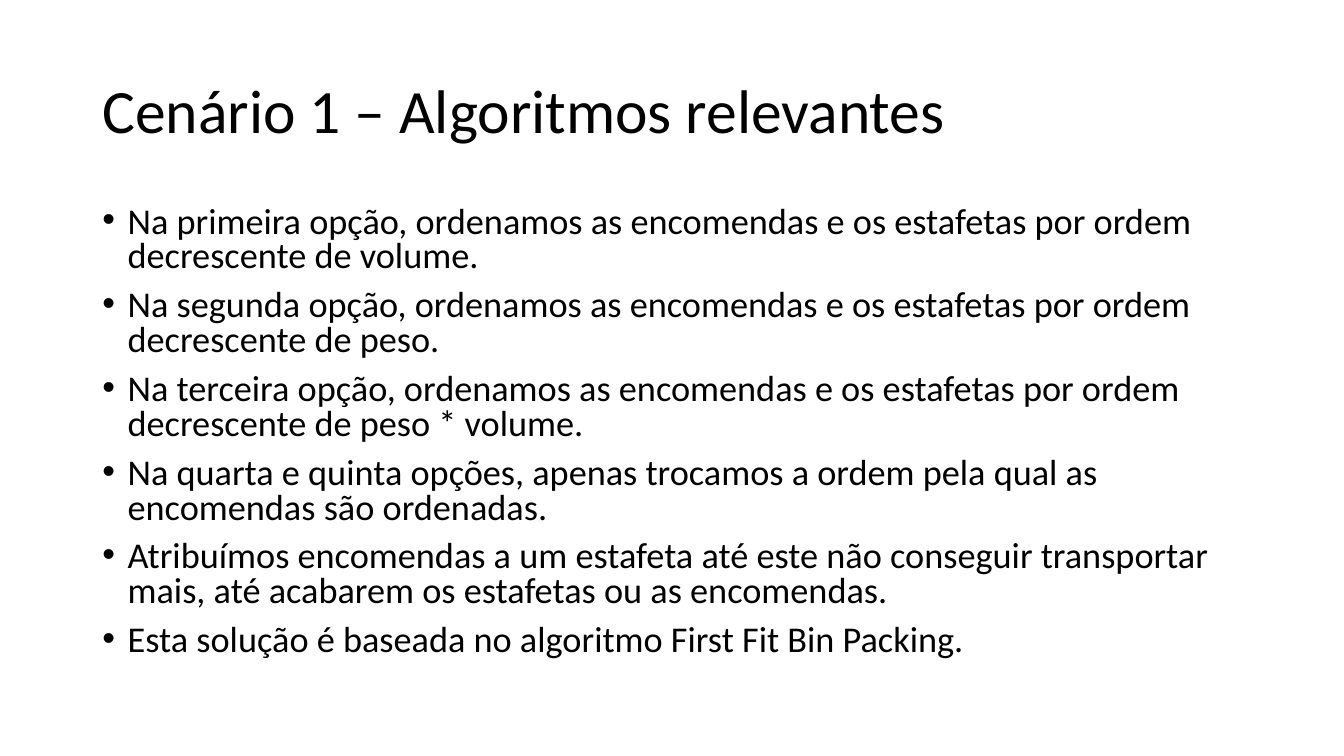
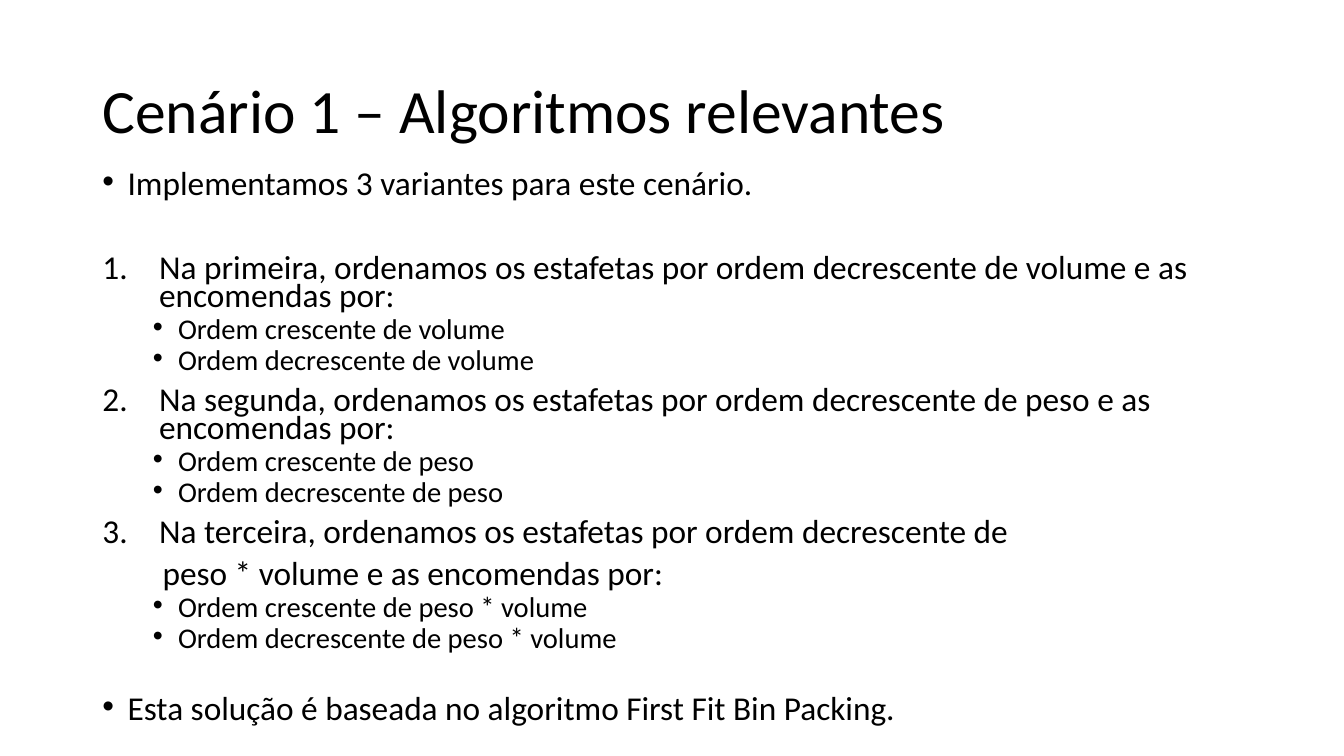
Before and after one commit to ttoino/feup-da-proj1, a slide deck: slide 4 of report/report.pptx. Drawn at 1344x756 pixels with LibreOffice and Linux fonts; fonts in the diff are those of the drawing. Boxes give left, top, right and bottom in pixels: in the first picture for what was removed or moved away, otherwise in the second. Text is boxed around its words. In the diff, an @@ line names an element or a change of style, - is before the commit and + after.

Commit message:
fix typos, update results and relevant algorithms

```diff
--- a/report/report.pptx
+++ b/report/report.pptx
@@ text "Implementamos 3 variantes para este ...": place and size @@
-text "Implementamos 3 variantes para este ..." at <box>128,208,1208,659</box>
+text "Implementamos 3 variantes para este ..." at <box>128,172,1187,726</box>
@@ text at <box>128,172,1187,653</box>: text changed; size 25.9 to 23.8 pt @@
-• Na primeira opção, ordenamos as encomendas e os estafetas por ordem decrescente de volume.
-• Na segunda opção, ordenamos as encomendas e os estafetas por ordem decrescente de peso.
-• Na terceira opção, ordenamos as encomendas e os estafetas por ordem decrescente de peso * volume.
-• Na quarta e quinta opções, apenas trocamos a ordem pela qual as encomendas são ordenadas.
-• Atribuímos encomendas a um estafeta até este não conseguir transportar mais, até acabarem os estafetas ou as encomendas.
+• Implementamos 3 variantes para este cenário.
+1. Na primeira, ordenamos os estafetas por ordem decrescente de volume e as encomendas por:
+  • Ordem crescente de volume
+  • Ordem decrescente de volume
+2. Na segunda, ordenamos os estafetas por ordem decrescente de peso e as encomendas por:
+  • Ordem crescente de peso
+  • Ordem decrescente de peso
+3. Na terceira, ordenamos os estafetas por ordem decrescente de
+peso * volume e as encomendas por:
+  • Ordem crescente de peso * volume
+  • Ordem decrescente de peso * volume
@@ text at <box>128,697,895,726</box>: size 25.9 to 23.8 pt in "Esta solução é baseada no algoritmo First ..."; line spacing 0.8 to 0.7 @@
```
Also in this commit, not shown: 4 other slides changed.
